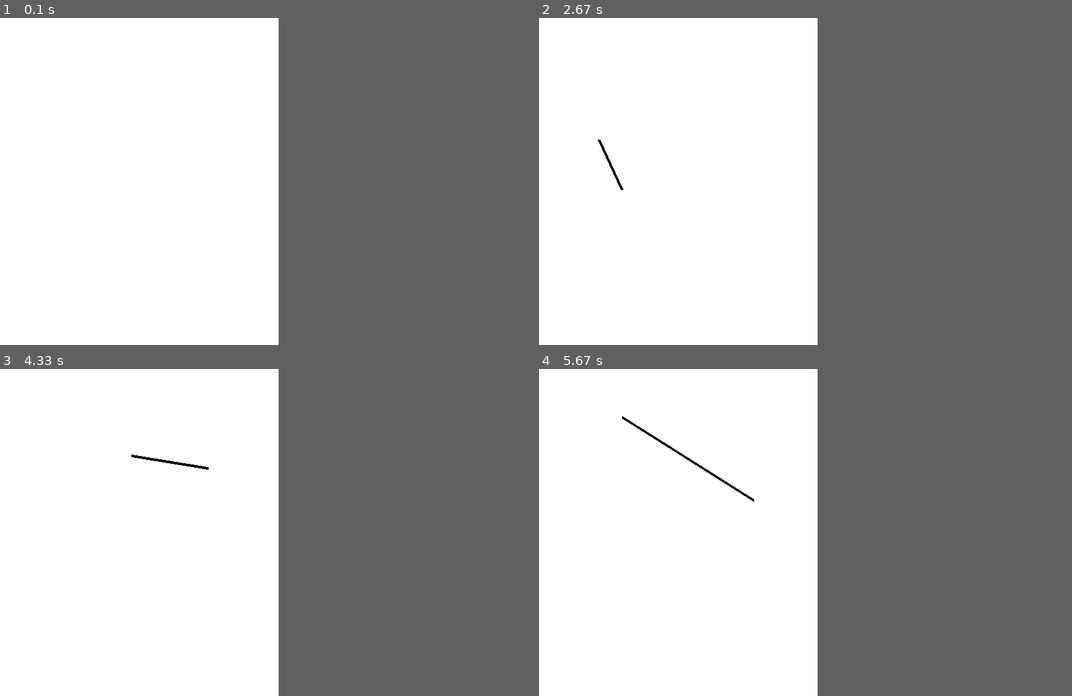
Above: before the commit, frames 1-4 (two rows, left to right).
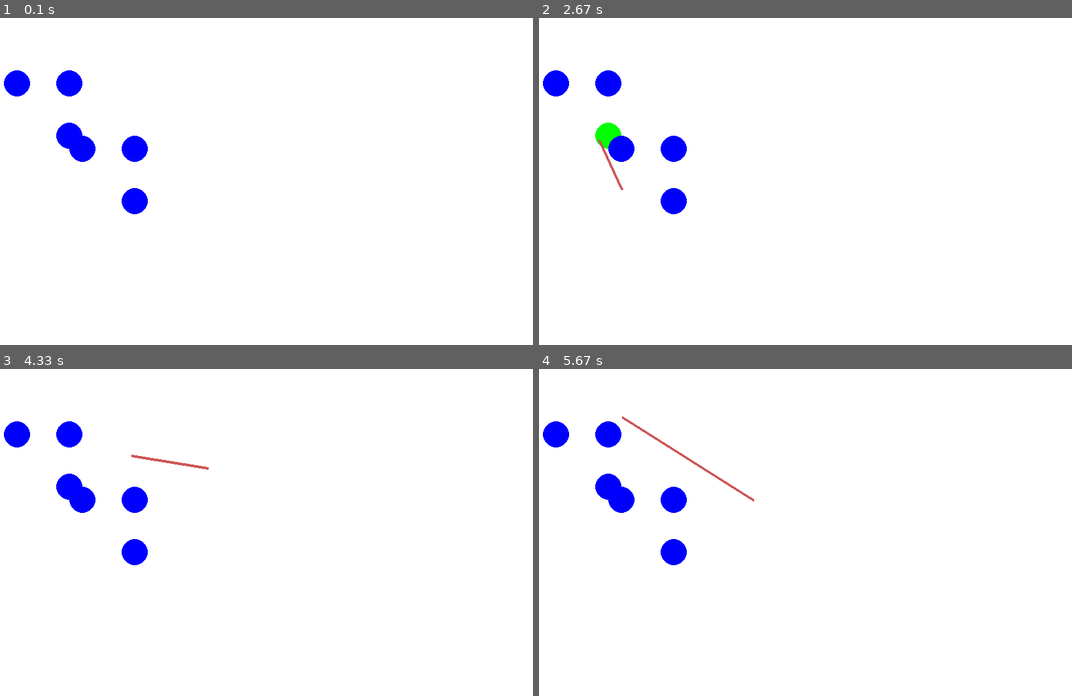
Above: after the commit, the same moments.

Repository: involodya/PyGameProject
Game: pygame game, started from main.py
Same seed, same stepped clock (60 frames per second), same inputs: the game is played once before the commit and once after it.
Inputs (mouse positions are in pixels of both pictures, inside the frame that each line leads up to):
- Up to frame 1 (0.1 s): no input
- Up to frame 2 (2.67 s): press the mouse at (640, 184) at 0.37 s; move the mouse to (741, 217) at 0.47 s; release the mouse at (837, 253) at 0.6 s; hold Esc 0.67-1.13 s; move the mouse to (597, 256) at 0.7 s; press the mouse at (640, 184) at 1.2 s; move the mouse to (714, 201) at 1.3 s; release the mouse at (789, 217) at 1.43 s; right-click (688, 73) at 1.55 s; click (560, 109) at 1.88 s; click (597, 138) at 2.22 s; press the mouse at (597, 138) at 2.53 s; move the mouse to (618, 188) at 2.63 s
- Up to frame 3 (4.33 s): release the mouse at (106, 591) at 2.77 s; click (117, 473) at 2.88 s; press the mouse at (117, 473) at 3.2 s; move the mouse to (133, 450) at 3.3 s; release the mouse at (149, 424) at 3.43 s; click (127, 558) at 3.55 s; click (133, 454) at 3.88 s; press the mouse at (133, 454) at 4.2 s; move the mouse to (207, 467) at 4.3 s
- Up to frame 4 (5.67 s): release the mouse at (821, 480) at 4.43 s; press the mouse at (672, 454) at 4.53 s; move the mouse to (816, 457) at 4.63 s; release the mouse at (965, 457) at 4.77 s; press the mouse at (672, 454) at 4.87 s; move the mouse to (832, 512) at 4.97 s; release the mouse at (992, 571) at 5.1 s; click (624, 418) at 5.22 s; press the mouse at (624, 418) at 5.53 s; move the mouse to (752, 499) at 5.63 s
The window is 500x500 before the commit and 889x500 after it. Grey fills any space a smaller window leaves; there, only what the larger window draws over its background counts as a difference.

The runs differ from the first frame. In frame 1, 1.8% of the frame differs, in the area x 0-28%, y 16-60%; in frame 2, 1.8%; in frame 3, 1.9%; in frame 4, 2.0%, in the area x 0-41%, y 14-60%.

Commit message:
1 normal comm

Diff:
--- a/main.py
+++ b/main.py
@@ -1,8 +1,25 @@
+import os
+
 import pygame
 
 
+def load_image(name, colorkey=None):
+    fullname = os.path.join('data', name)
+    image = pygame.image.load(fullname)
+    image = image.convert_alpha()
+
+    if colorkey is not None:
+        if colorkey == -1:
+            colorkey = image.get_at((0, 0))
+        image.set_colorkey(colorkey)
+    else:
+        image = image.convert_alpha()
+    return image
+
+
 def new_coords(coords):
-    if abs(coords[0][0] - coords[1][0]) >= H // 1.2 or abs(coords[0][1] - coords[1][1]) >= W // 1.2:
+    if abs(coords[0][0] - coords[1][0]) >= W // 1.5 or \
+            abs(coords[0][1] - coords[1][1]) >= H // 1.5:
         x_0, y_0 = coords[1]
         x_1, y_1 = coords[2]
     else:
@@ -21,9 +38,25 @@
         py = H
 
     coords = coords[1:] + [[px, py]]
-    print(coords)
 
     return coords
+
+
+class Circle:
+    def __init__(self, x, y, r, isObstacle):
+        self.isObstacle = isObstacle
+        self.x = x
+        self.y = y
+        self.r = r
+        self.defeated = False
+        self.color = pygame.Color('blue')
+        self.color_def = pygame.Color('green')
+
+    def draw(self, surf):
+        if self.defeated:
+            pygame.draw.circle(surf, self.color_def, (self.x, self.y), self.r)
+        else:
+            pygame.draw.circle(surf, self.color, (self.x, self.y), self.r)
 
 
 class MainObject:
@@ -33,13 +66,17 @@
         else:
             move = move[0]
         self.move = [_ for _ in move]
-        # self.speed = 10
+        self.len = len(self.move)
 
     def go(self):
         if not self.move[0]:
             return
         self.len = len(self.move)
         self.move = new_coords(self.move)
+
+    def erase(self):
+        self.move = self.move[1:]
+        print(self.move)
 
     def append(self, coord):
         self.move.append(coord)
@@ -55,20 +92,26 @@
 
 
 pygame.init()
-size = W, H = 500, 500
+size = W, H = 889, 500
 # size = W, H = pygame.display.Info().current_w, pygame.display.Info().current_h
 # screen = pygame.display.set_mode((0, 0), pygame.FULLSCREEN)
 
-screen = pygame.display.set_mode((500, 500))
+# fon = pygame.transform.scale(load_image('fon.jpg'), (W, H))
+
+screen = pygame.display.set_mode((W, H))
 clock = pygame.time.Clock()
 fps = 100
 
 step = 1
 
-main_object_color = pygame.Color('black')
+main_object_color = pygame.Color('#CD5555')
+
+circles = [Circle(100, 100, 20, False), Circle(180, 100, 20, False), Circle(180, 180, 20, False)]
+circles.extend([Circle(200, 200, 20, True),
+                Circle(280, 200, 20, True), Circle(280, 280, 20, True)])
 
 running = True
-isMainObjectCreation = False
+isMainObjectCreation = isGameLost = isGameWon = False
 main_object = MainObject()
 
 while running:
@@ -78,39 +121,66 @@
             running = False
 
         if event.type == pygame.KEYUP and event.key == 27:
-            screen = pygame.display.set_mode((500, 500))
-            W = H = 500
+            screen = pygame.display.set_mode((889, 500))
+            W = 500
+            H = 889
 
         if event.type == pygame.MOUSEBUTTONDOWN and event.button == 1:
             main_object.clear()
             main_object.append(list(event.pos))
             isMainObjectCreation = True
+            for i in circles:
+                i.defeated = False
 
         if event.type == pygame.MOUSEBUTTONUP and event.button == 1:
             main_object.append(list(event.pos))
             isMainObjectCreation = False
+            for i in circles:
+                i.defeated = False
 
         if event.type == pygame.MOUSEBUTTONDOWN and event.button == 3:
             main_object.clear()
             main_object.append(None)
+            for i in circles:
+                i.defeated = False
 
         if event.type == pygame.MOUSEMOTION:
             if isMainObjectCreation:
                 main_object.append(list(event.pos))
 
+    for i in circles:
+        try:
+            x1, y1 = main_object.move[-1]
+            if (i.x - x1) ** 2 + (i.y - y1) ** 2 <= i.r ** 2:
+                i.defeated = True
+        except:
+            pass
+        i.draw(screen)
+
     for i in range(0, len(main_object) - 1, step):
         from_coord = main_object.move[i]
         to_coord = main_object.move[i + 1]
-        if abs(from_coord[0] - to_coord[0]) > H // 2 or abs(from_coord[1] - to_coord[1]) > W:
+        if abs(from_coord[0] - to_coord[0]) > W // 2 or abs(from_coord[1] - to_coord[1]) > H:
             continue
         if from_coord[0] and to_coord[0]:
             pygame.draw.line(screen, main_object_color,
                              from_coord, to_coord, 4)
-    if not isMainObjectCreation:
+
+    if any([_.defeated and _.isObstacle for _ in circles]):
+        isGameLost = True
+    elif all([_.defeated and _.defeated != _.isObstacle for _ in circles]):
+        isGameWon = True
+
+    if isGameLost:
+        main_object.erase()
+        if not main_object:
+            isGameLost = False
+    elif isGameWon:
+        pass
+    elif not isMainObjectCreation:
         main_object.go()
 
     clock.tick(fps)
-    # print(*[_ for _ in main_object.move])
 
     pygame.display.flip()
     pygame.display.set_caption("fps: " + str(clock.get_fps()))
Binary file added: data/blackhole.png
Binary file added: data/characters/apple.png
Binary file added: data/characters/carrot.png
Binary file added: data/characters/lemon.png
Binary file added: data/characters/radish.png
Binary file added: data/characters/strawberry.png
Binary file added: data/cover.jpg
